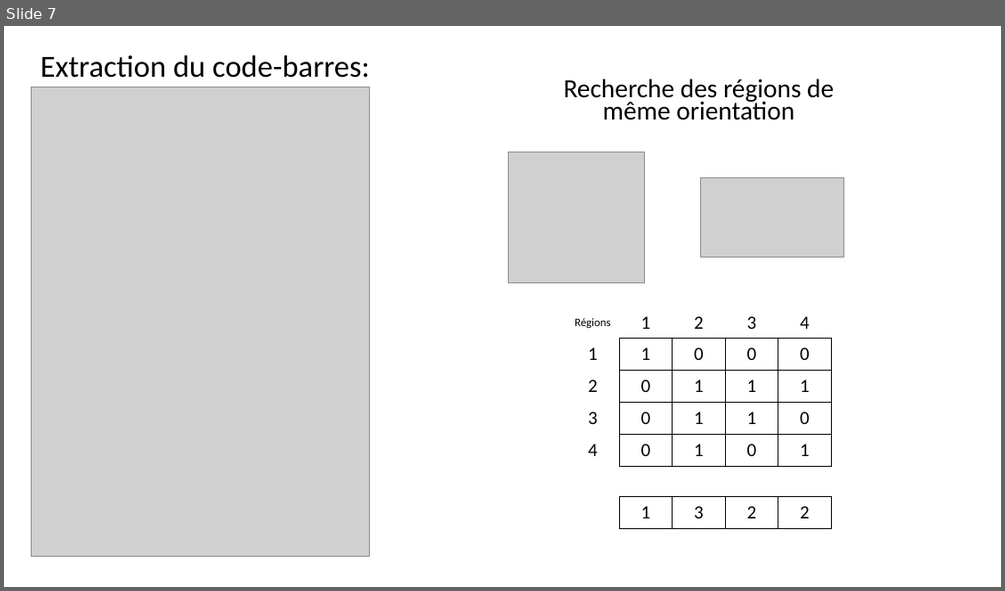
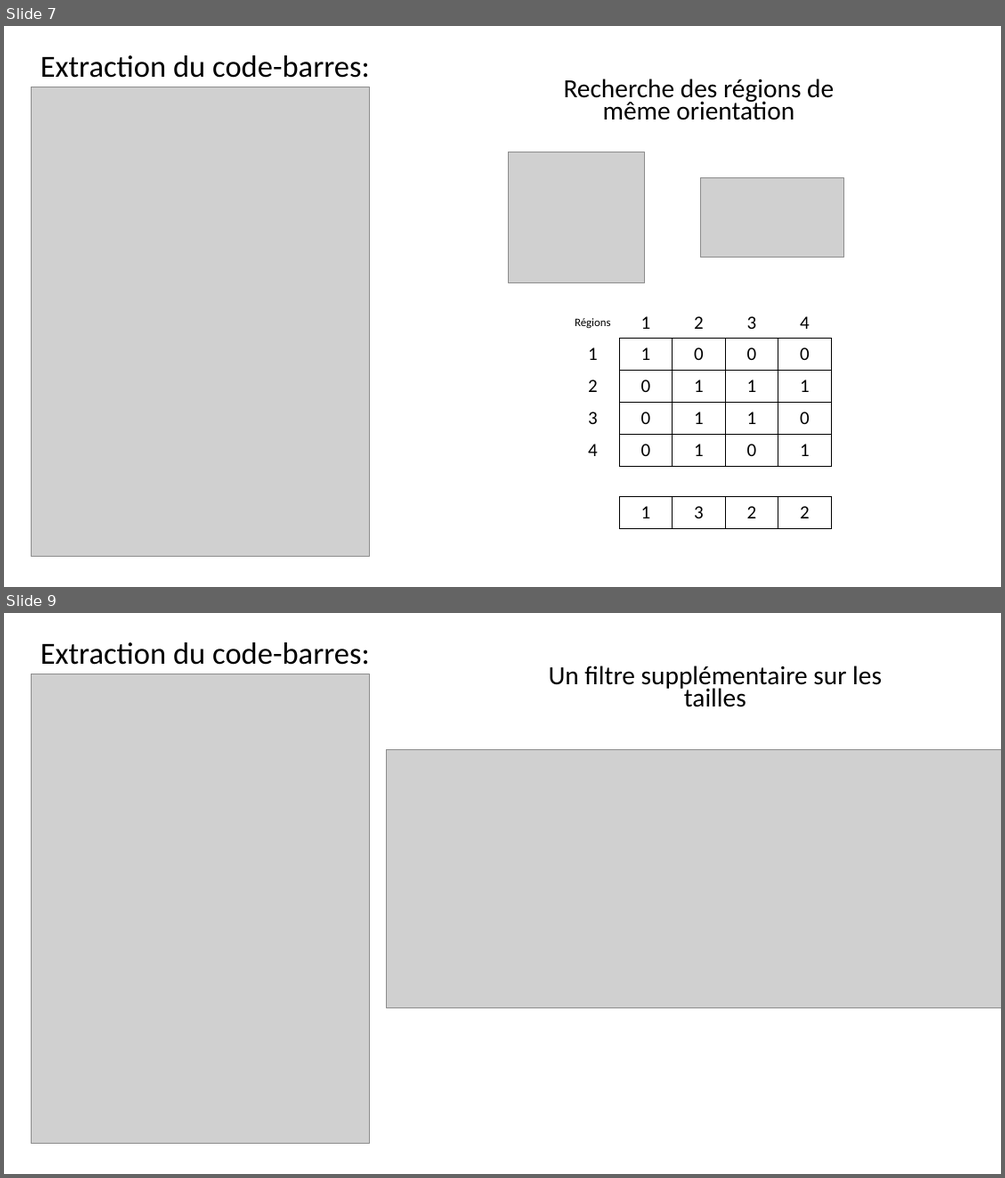
Before and after one commit to gmetras2001/EAN13-Barcode-Reader, a slide deck: Notre rapport/diapo code-barres.pptx. Shown one above the other, each under a label of ours: slide 7 before the commit, slides 7 and 9 after it; the slides between them are not shown. The pictures are 1005x591 and 1005x1178 pixels, drawn with LibreOffice and Linux fonts; fonts in the diff are those of the drawing; grey boxes stand for pictures. Boxes give left, top, right and bottom in pixels: in the first picture for what was removed or moved away, otherwise in the second. Text is boxed around its words. In the diff, an @@ line names an element or a change of style, - is before the commit and + after.

```diff
--- a/Notre rapport/diapo code-barres.pptx
+++ b/Notre rapport/diapo code-barres.pptx
@@ slide 9 added at [4,613,1001,1174], background #FFFFFF @@
@@ subtitle added at [40,642,370,665], 29.6 pt, text #000000 @@
+Extraction du code-barres:
@@ text added at [549,666,882,707], 25.2 pt, text #000000 @@
+Un filtre supplémentaire sur les tailles
@@ picture added at [32,674,369,1143] @@
@@ picture added at [387,750,1001,1008] @@
```
Also in this commit, not shown: 2 other slides added.
